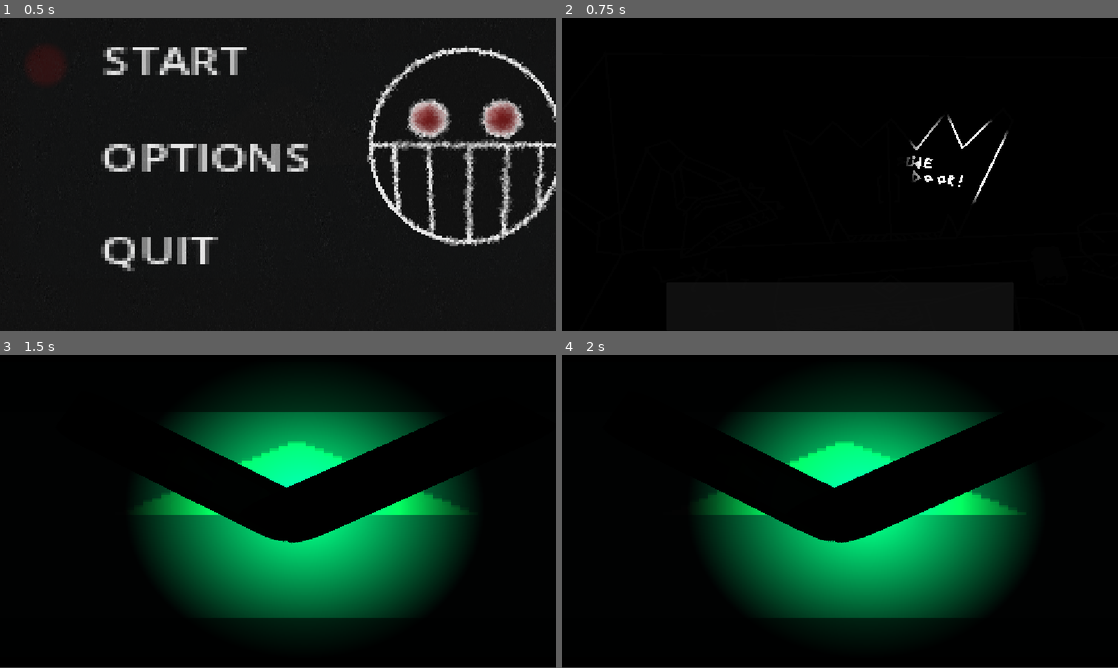
Above: before the commit, frames 1-4 (two rows, left to right).
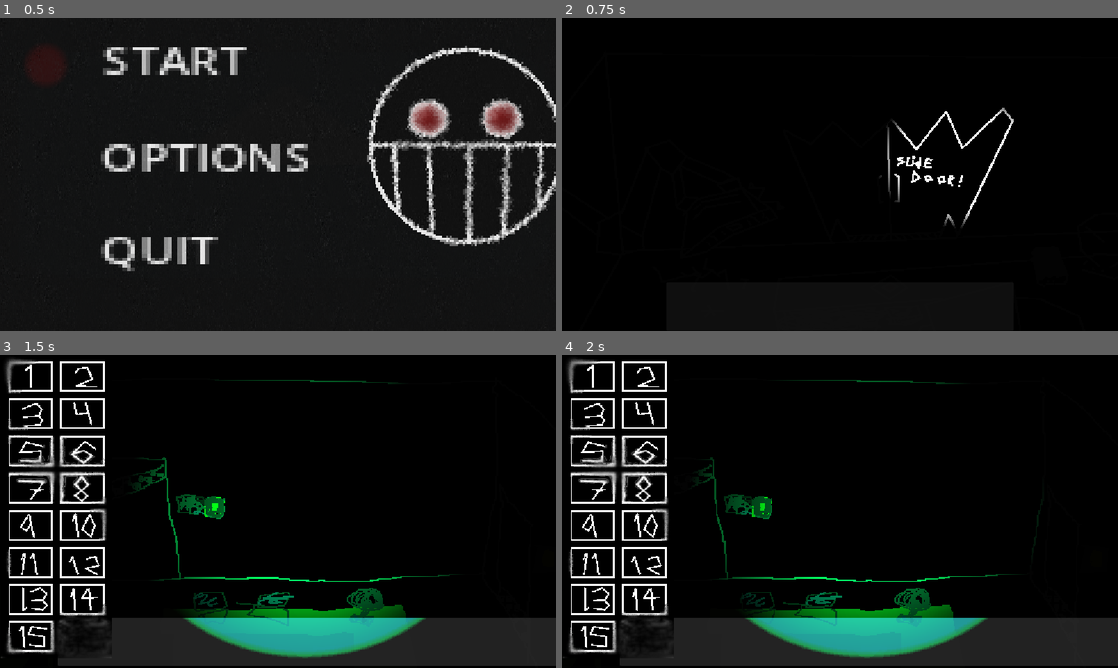
Above: after the commit, the same moments.

Repository: Ranger-Yev/project_sequence
Game: Godot game, scene res://game_big.tscn
Two runs of this game, one before a commit and one after it. Both use one fixed random seed, a clock stepped at 60 frames per second and the inputs below. The engine's default icon, where the game draws it, is replaced by a stand-in: a white triangle on a blue panel in a dark square.
Inputs (mouse positions are in pixels of both pictures, inside the frame that each line leads up to):
- Up to frame 1 (0.5 s): no input
- Up to frame 2 (0.75 s): tap Enter (ui_accept) at 0.5 s; move the mouse to (962, 158) at 0.52 s; hold Right (ui_right) from 0.53 s (still down); click (962, 158) at 0.6 s
- Up to frame 3 (1.5 s): tap Enter (ui_accept) at 0.77, 0.8, 1.07 s; release Right (ui_right) at 1.25 s; click (278, 642) at 1.25 s
- Up to frame 4 (2 s): no input

Frame 1 is identical in both runs. In frame 2, 0.5% of the frame differs, in the area x 57-82%, y 28-67%; in frame 3, 44%; in frame 4, 44%, in the area x 0-100%, y 1-100%.

Commit message:
Added camera navagation base. still needs development. God, I love piontlight2Ds

Diff:
--- a/Scripts/open_cams.gd
+++ b/Scripts/open_cams.gd
@@ -5,7 +5,7 @@
 @onready var cam_light = $PointLight2D
 @onready var cam_pause = $"Cam pawse x3"
 @onready var cam = $Camera2D
-
+@onready var cam_selector = $Camera2D/CamsSelector
 
 
 # Called every frame. 'delta' is the elapsed time since the previous frame.
@@ -33,4 +33,36 @@
 
 func _on_button_pressed() -> void:
 	get_tree().change_scene_to_file("res://main_office.tscn")
-	pass # Replace with function body.
+	pass
+
+
+func _on_cam_1_input_event(viewport: Node, event: InputEvent, shape_idx: int) -> void:
+	if Input.is_action_just_pressed("Click"):print("camera 1 selected") ; cam_selector.frame = 1
+func _on_cam_2_input_event(viewport: Node, event: InputEvent, shape_idx: int) -> void:
+	if Input.is_action_just_pressed("Click"):print("camera 2 selected") ; cam_selector.frame = 2
+func _on_cam_3_input_event(viewport: Node, event: InputEvent, shape_idx: int) -> void:
+	if Input.is_action_just_pressed("Click"):print("camera 3 selected") ; cam_selector.frame = 3
+func _on_cam_4_input_event(viewport: Node, event: InputEvent, shape_idx: int) -> void:
+	if Input.is_action_just_pressed("Click"):print("camera 4 selected") ; cam_selector.frame = 4
+func _on_cam_5_input_event(viewport: Node, event: InputEvent, shape_idx: int) -> void:
+	if Input.is_action_just_pressed("Click"):print("camera 5 selected") ; cam_selector.frame = 5
+func _on_cam_6_input_event(viewport: Node, event: InputEvent, shape_idx: int) -> void:
+	if Input.is_action_just_pressed("Click"):print("camera 6 selected") ; cam_selector.frame = 6
+func _on_cam_7_input_event(viewport: Node, event: InputEvent, shape_idx: int) -> void:
+	if Input.is_action_just_pressed("Click"):print("camera 7 selected") ; cam_selector.frame = 7
+func _on_cam_8_input_event(viewport: Node, event: InputEvent, shape_idx: int) -> void:
+	if Input.is_action_just_pressed("Click"):print("camera 8 selected") ; cam_selector.frame = 8
+func _on_cam_9_input_event(viewport: Node, event: InputEvent, shape_idx: int) -> void:
+	if Input.is_action_just_pressed("Click"):print("camera 9 selected") ; cam_selector.frame = 9
+func _on_cam_10_input_event(viewport: Node, event: InputEvent, shape_idx: int) -> void:
+	if Input.is_action_just_pressed("Click"):print("camera 10 selected") ; cam_selector.frame = 10
+func _on_cam_11_input_event(viewport: Node, event: InputEvent, shape_idx: int) -> void:
+	if Input.is_action_just_pressed("Click"):print("camera 11 selected") ; cam_selector.frame = 11
+func _on_cam_12_input_event(viewport: Node, event: InputEvent, shape_idx: int) -> void:
+	if Input.is_action_just_pressed("Click"):print("camera 12 selected") ; cam_selector.frame = 12
+func _on_cam_13_input_event(viewport: Node, event: InputEvent, shape_idx: int) -> void:
+	if Input.is_action_just_pressed("Click"):print("camera 13 selected") ; cam_selector.frame = 13
+func _on_cam_14_input_event(viewport: Node, event: InputEvent, shape_idx: int) -> void:
+	if Input.is_action_just_pressed("Click"):print("camera 14 selected") ; cam_selector.frame = 14
+func _on_cam_15_input_event(viewport: Node, event: InputEvent, shape_idx: int) -> void:
+	if Input.is_action_just_pressed("Click"):print("camera 15 selected") ; cam_selector.frame = 15
--- a/cams.tscn
+++ b/cams.tscn
@@ -2,6 +2,8 @@
 
 [ext_resource type="Script" uid="uid://bjk4qwirwq7yw" path="res://Scripts/open_cams.gd" id="1_43drd"]
 [ext_resource type="Texture2D" uid="uid://cul8kjp32rhnw" path="res://Art/icon.svg" id="2_vdttf"]
+[ext_resource type="Texture2D" uid="uid://g5tsgtlaoly1" path="res://Art/cams_selector.png" id="3_80hud"]
+[ext_resource type="Texture2D" uid="uid://bmhgwdla5g0h1" path="res://Art/layout1.png" id="3_rg0m2"]
 
 [sub_resource type="Gradient" id="Gradient_ia7or"]
 colors = PackedColorArray(1, 1, 1, 1, 0, 0, 0, 1)
@@ -14,8 +16,26 @@
 fill_from = Vector2(0.5, 0.5)
 fill_to = Vector2(0.8628472, 0.17534722)
 
+[sub_resource type="RectangleShape2D" id="RectangleShape2D_42brd"]
+size = Vector2(98.750015, 79.99999)
+
 [node name="Open Cams" type="Node2D" unique_id=351681203]
 script = ExtResource("1_43drd")
+
+[node name="Cam pawse x3" type="Timer" parent="." unique_id=655446485]
+wait_time = 2.0
+one_shot = true
+
+[node name="BigBackground" type="Sprite2D" parent="." unique_id=175665718]
+modulate = Color(0.012617188, 0.012617188, 0.012617188, 1)
+position = Vector2(4056, 1775)
+scale = Vector2(68.10938, 32.757813)
+texture = ExtResource("2_vdttf")
+
+[node name="Layout1" type="Sprite2D" parent="BigBackground" unique_id=1258461924]
+position = Vector2(-51.10896, -44.294777)
+scale = Vector2(0.00877877, 0.018372772)
+texture = ExtResource("3_rg0m2")
 
 [node name="Camera2D" type="Camera2D" parent="." unique_id=1287642936]
 offset = Vector2(96, 0)
@@ -35,39 +55,155 @@
 anchor_top = 0.5
 anchor_right = 0.5
 anchor_bottom = 0.5
-offset_left = 102.0
-offset_top = 535.0
-offset_right = 1052.0
-offset_bottom = 635.0
+offset_left = 195.99994
+offset_top = 544.0
+offset_right = 1146.0
+offset_bottom = 644.0
 grow_horizontal = 2
 grow_vertical = 2
 size_flags_horizontal = 4
 size_flags_vertical = 4
 metadata/_edit_use_anchors_ = true
 
-[node name="Cam pawse x3" type="Timer" parent="." unique_id=655446485]
-wait_time = 2.0
-one_shot = true
-
-[node name="Icon" type="Sprite2D" parent="." unique_id=175665718]
-modulate = Color(0.012617188, 0.012617188, 0.012617188, 1)
-position = Vector2(617, 320.5)
-scale = Vector2(15.671875, 5.0859375)
-texture = ExtResource("2_vdttf")
-
-[node name="Icon2" type="Sprite2D" parent="Icon" unique_id=800928720]
-modulate = Color(0.012617188, 0.012617188, 0.012617188, 1)
-position = Vector2(-12.506479, -17.597538)
-rotation = 1.0708048
-scale = Vector2(0.4149321, 0.14337507)
-skew = -0.88035524
-texture = ExtResource("2_vdttf")
-
-[node name="Icon2" type="Sprite2D" parent="Icon/Icon2" unique_id=895199161]
-modulate = Color(0.012617188, 0.012617188, 0.012617188, 1)
-position = Vector2(88.94812, -220.29062)
-rotation = 1.7095587
-scale = Vector2(4.2320585, 0.28923103)
-texture = ExtResource("2_vdttf")
+[node name="CamsSelector" type="Sprite2D" parent="Camera2D" unique_id=943833219]
+position = Vector2(194, 314)
+scale = Vector2(0.8, 0.8)
+texture = ExtResource("3_80hud")
+hframes = 16
+
+[node name="Cam1" type="Area2D" parent="Camera2D/CamsSelector" unique_id=1789597885]
+position = Vector2(-17.499985, -306.25)
+
+[node name="CamButton1" type="CollisionShape2D" parent="Camera2D/CamsSelector/Cam1" unique_id=2028508627]
+position = Vector2(-39.375, -29.999996)
+scale = Vector2(0.99999994, 0.99999994)
+shape = SubResource("RectangleShape2D_42brd")
+
+[node name="Cam2" type="Area2D" parent="Camera2D/CamsSelector" unique_id=2059680971]
+position = Vector2(94.999985, -306.25)
+
+[node name="CamButton2" type="CollisionShape2D" parent="Camera2D/CamsSelector/Cam2" unique_id=410870031]
+position = Vector2(-39.375, -29.999996)
+scale = Vector2(0.99999994, 0.99999994)
+shape = SubResource("RectangleShape2D_42brd")
+
+[node name="Cam3" type="Area2D" parent="Camera2D/CamsSelector" unique_id=1402921895]
+position = Vector2(-16.250004, -210)
+
+[node name="CamButton3" type="CollisionShape2D" parent="Camera2D/CamsSelector/Cam3" unique_id=2018019440]
+position = Vector2(-39.375, -29.999996)
+scale = Vector2(0.99999994, 0.99999994)
+shape = SubResource("RectangleShape2D_42brd")
+
+[node name="Cam4" type="Area2D" parent="Camera2D/CamsSelector" unique_id=971466089]
+position = Vector2(94.999985, -210)
+
+[node name="CamButton4" type="CollisionShape2D" parent="Camera2D/CamsSelector/Cam4" unique_id=1892618897]
+position = Vector2(-39.375, -29.999996)
+scale = Vector2(0.99999994, 0.99999994)
+shape = SubResource("RectangleShape2D_42brd")
+
+[node name="Cam5" type="Area2D" parent="Camera2D/CamsSelector" unique_id=737099111]
+position = Vector2(-16.250004, -113.750015)
+
+[node name="CamButton5" type="CollisionShape2D" parent="Camera2D/CamsSelector/Cam5" unique_id=1820902087]
+position = Vector2(-39.375, -29.999996)
+scale = Vector2(0.99999994, 0.99999994)
+shape = SubResource("RectangleShape2D_42brd")
+
+[node name="Cam6" type="Area2D" parent="Camera2D/CamsSelector" unique_id=1973280516]
+position = Vector2(94.999985, -115.000015)
+
+[node name="CamButton6" type="CollisionShape2D" parent="Camera2D/CamsSelector/Cam6" unique_id=829871988]
+position = Vector2(-39.375, -29.999996)
+scale = Vector2(0.99999994, 0.99999994)
+shape = SubResource("RectangleShape2D_42brd")
+
+[node name="Cam7" type="Area2D" parent="Camera2D/CamsSelector" unique_id=1453448320]
+position = Vector2(-16.250004, -17.50003)
+
+[node name="CamButton7" type="CollisionShape2D" parent="Camera2D/CamsSelector/Cam7" unique_id=1438294778]
+position = Vector2(-39.375, -29.999996)
+scale = Vector2(0.99999994, 0.99999994)
+shape = SubResource("RectangleShape2D_42brd")
+
+[node name="Cam8" type="Area2D" parent="Camera2D/CamsSelector" unique_id=885534639]
+position = Vector2(94.999985, -18.75003)
+
+[node name="CamButton8" type="CollisionShape2D" parent="Camera2D/CamsSelector/Cam8" unique_id=1902668808]
+position = Vector2(-39.375, -29.999996)
+scale = Vector2(0.99999994, 0.99999994)
+shape = SubResource("RectangleShape2D_42brd")
+
+[node name="Cam9" type="Area2D" parent="Camera2D/CamsSelector" unique_id=1266874379]
+position = Vector2(-16.250004, 77.49997)
+
+[node name="CamButton9" type="CollisionShape2D" parent="Camera2D/CamsSelector/Cam9" unique_id=410728660]
+position = Vector2(-39.375, -29.999996)
+scale = Vector2(0.99999994, 0.99999994)
+shape = SubResource("RectangleShape2D_42brd")
+
+[node name="Cam10" type="Area2D" parent="Camera2D/CamsSelector" unique_id=223385413]
+position = Vector2(96.249985, 78.74997)
+
+[node name="CamButton10" type="CollisionShape2D" parent="Camera2D/CamsSelector/Cam10" unique_id=1127055577]
+position = Vector2(-39.375, -29.999996)
+scale = Vector2(0.99999994, 0.99999994)
+shape = SubResource("RectangleShape2D_42brd")
+
+[node name="Cam11" type="Area2D" parent="Camera2D/CamsSelector" unique_id=1372435231]
+position = Vector2(-16.250004, 173.74994)
+
+[node name="CamButton11" type="CollisionShape2D" parent="Camera2D/CamsSelector/Cam11" unique_id=1457843130]
+position = Vector2(-39.375, -29.999996)
+scale = Vector2(0.99999994, 0.99999994)
+shape = SubResource("RectangleShape2D_42brd")
+
+[node name="Cam12" type="Area2D" parent="Camera2D/CamsSelector" unique_id=1975940769]
+position = Vector2(96.249985, 173.74994)
+
+[node name="CamButton12" type="CollisionShape2D" parent="Camera2D/CamsSelector/Cam12" unique_id=684491162]
+position = Vector2(-39.375, -29.999996)
+scale = Vector2(0.99999994, 0.99999994)
+shape = SubResource("RectangleShape2D_42brd")
+
+[node name="Cam13" type="Area2D" parent="Camera2D/CamsSelector" unique_id=80850474]
+position = Vector2(-16.250004, 269.99994)
+
+[node name="CamButton13" type="CollisionShape2D" parent="Camera2D/CamsSelector/Cam13" unique_id=1293327660]
+position = Vector2(-39.375, -29.999996)
+scale = Vector2(0.99999994, 0.99999994)
+shape = SubResource("RectangleShape2D_42brd")
+
+[node name="Cam14" type="Area2D" parent="Camera2D/CamsSelector" unique_id=359480084]
+position = Vector2(94.999985, 269.99994)
+
+[node name="CamButton14" type="CollisionShape2D" parent="Camera2D/CamsSelector/Cam14" unique_id=1760253091]
+position = Vector2(-39.375, -29.999996)
+scale = Vector2(0.99999994, 0.99999994)
+shape = SubResource("RectangleShape2D_42brd")
+
+[node name="Cam15" type="Area2D" parent="Camera2D/CamsSelector" unique_id=1329876378]
+position = Vector2(-16.250004, 366.24994)
+
+[node name="CamButton15" type="CollisionShape2D" parent="Camera2D/CamsSelector/Cam15" unique_id=642437743]
+position = Vector2(-39.375, -29.999996)
+scale = Vector2(0.99999994, 0.99999994)
+shape = SubResource("RectangleShape2D_42brd")
 
 [connection signal="pressed" from="Camera2D/Button" to="." method="_on_button_pressed"]
+[connection signal="input_event" from="Camera2D/CamsSelector/Cam1" to="." method="_on_cam_1_input_event"]
+[connection signal="input_event" from="Camera2D/CamsSelector/Cam2" to="." method="_on_cam_2_input_event"]
+[connection signal="input_event" from="Camera2D/CamsSelector/Cam3" to="." method="_on_cam_3_input_event"]
+[connection signal="input_event" from="Camera2D/CamsSelector/Cam4" to="." method="_on_cam_4_input_event"]
+[connection signal="input_event" from="Camera2D/CamsSelector/Cam5" to="." method="_on_cam_5_input_event"]
+[connection signal="input_event" from="Camera2D/CamsSelector/Cam6" to="." method="_on_cam_6_input_event"]
+[connection signal="input_event" from="Camera2D/CamsSelector/Cam7" to="." method="_on_cam_7_input_event"]
+[connection signal="input_event" from="Camera2D/CamsSelector/Cam8" to="." method="_on_cam_8_input_event"]
+[connection signal="input_event" from="Camera2D/CamsSelector/Cam9" to="." method="_on_cam_9_input_event"]
+[connection signal="input_event" from="Camera2D/CamsSelector/Cam10" to="." method="_on_cam_10_input_event"]
+[connection signal="input_event" from="Camera2D/CamsSelector/Cam11" to="." method="_on_cam_11_input_event"]
+[connection signal="input_event" from="Camera2D/CamsSelector/Cam12" to="." method="_on_cam_12_input_event"]
+[connection signal="input_event" from="Camera2D/CamsSelector/Cam13" to="." method="_on_cam_13_input_event"]
+[connection signal="input_event" from="Camera2D/CamsSelector/Cam14" to="." method="_on_cam_14_input_event"]
+[connection signal="input_event" from="Camera2D/CamsSelector/Cam15" to="." method="_on_cam_15_input_event"]
--- a/main_office.tscn
+++ b/main_office.tscn
@@ -11,8 +11,8 @@
 
 [sub_resource type="GradientTexture2D" id="GradientTexture2D_42brd"]
 gradient = SubResource("Gradient_ia7or")
-width = 500
-height = 500
+width = 750
+height = 750
 fill = 1
 fill_from = Vector2(0.5, 0.5)
 fill_to = Vector2(0.8628472, 0.17534722)
@@ -60,7 +60,7 @@
 size_flags_horizontal = 4
 
 [node name="PointLight2D" type="PointLight2D" parent="." unique_id=557360470]
-position = Vector2(612, 363)
+position = Vector2(583, 323)
 scale = Vector2(0.41550004, 0.3955)
 energy = 300.0
 texture = SubResource("GradientTexture2D_42brd")
--- a/project.godot
+++ b/project.godot
@@ -43,6 +43,11 @@
 "events": [Object(InputEventKey,"resource_local_to_scene":false,"resource_name":"","device":-1,"window_id":0,"alt_press …(192 unchanged characters)…
 ]
 }
+Click={
+"deadzone": 0.2,
+"events": [Object(InputEventMouseButton,"resource_local_to_scene":false,"resource_name":"","device":-1,"window_id":0,"alt_pressed":false,"shift_pressed":false,"ctrl_pressed":false,"meta_pressed":false,"button_mask":0,"position":Vector2(0, 0),"global_position":Vector2(0, 0),"factor":1.0,"button_index":1,"canceled":false,"pressed":false,"double_click":false,"script":null)
+]
+}
 
 [physics]
 
Binary file added: Art/cams_selector.ase
Binary file added: Art/cams_selector.png
Not shown, changed: Art/cams_selector.png.import
Binary file removed: Art/layout2.png
